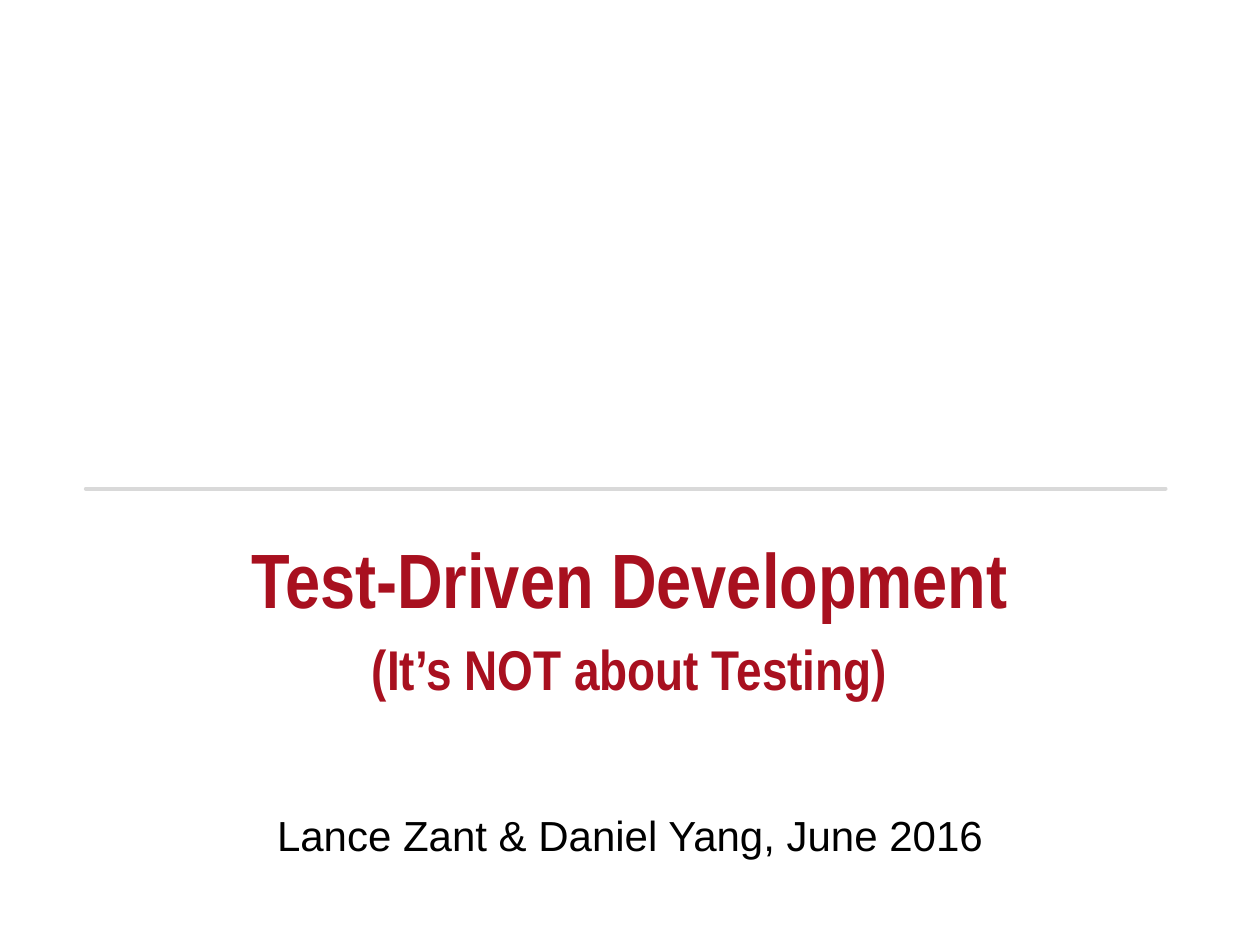
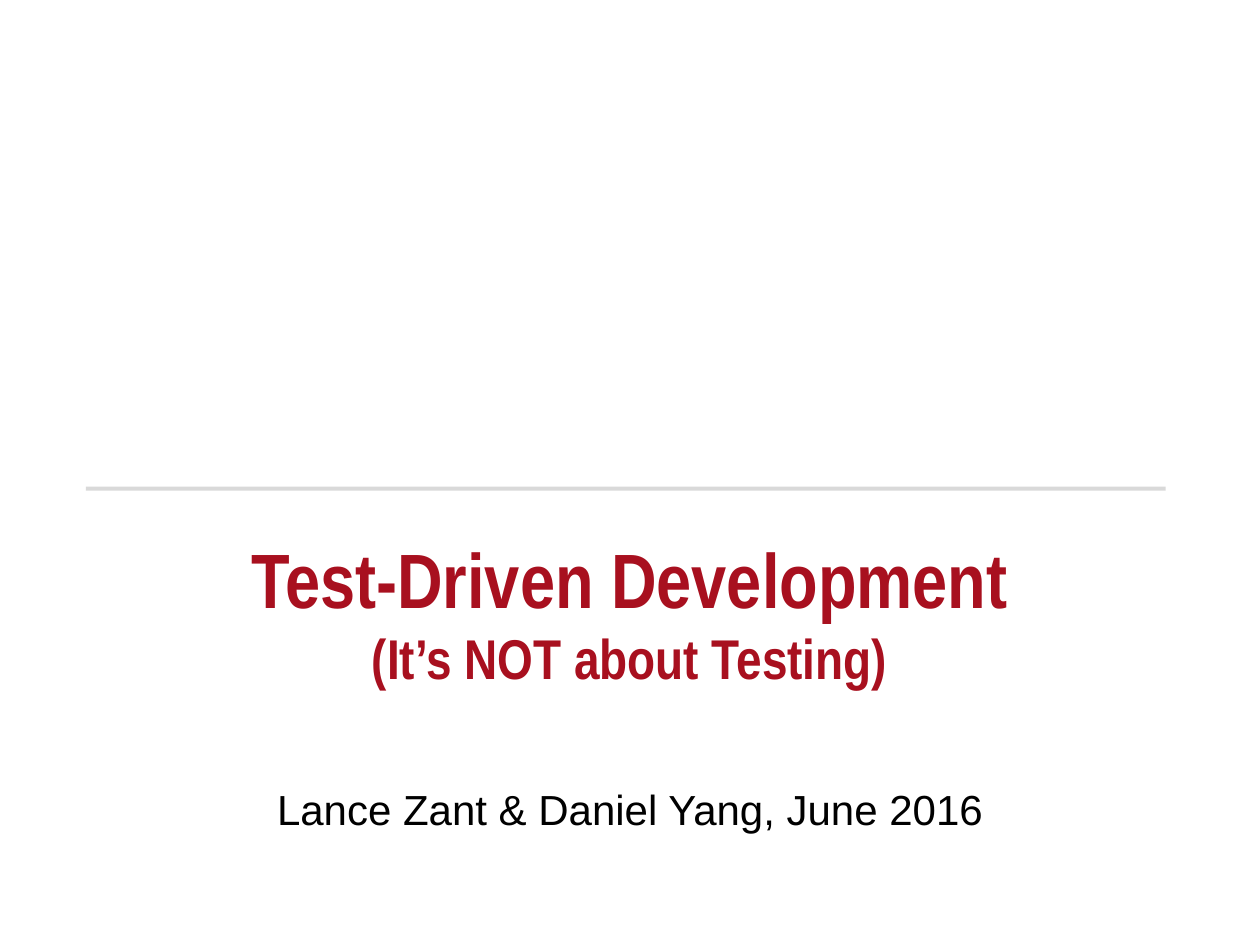
Before and after one commit to LanceZant/atdd-cucumber-jvm, a slide deck: slide 1 of doc/TDD Overview.pptx. Drawn at 1260x945 pixels with LibreOffice and Linux fonts; fonts in the diff are those of the drawing; background and template pictures are left out. Boxes give left, top, right and bottom in pixels: in the first picture for what was removed or moved away, otherwise in the second. Text is boxed around its words. In the diff, an @@ line names an element or a change of style, - is before the commit and + after.

```diff
--- a/doc/TDD Overview.pptx
+++ b/doc/TDD Overview.pptx
@@ text "Test-Driven Development" at [251,552,1007,833]: less space between paragraphs @@
```
Also in this commit, not shown: 17 other slides changed, 17 other files.
